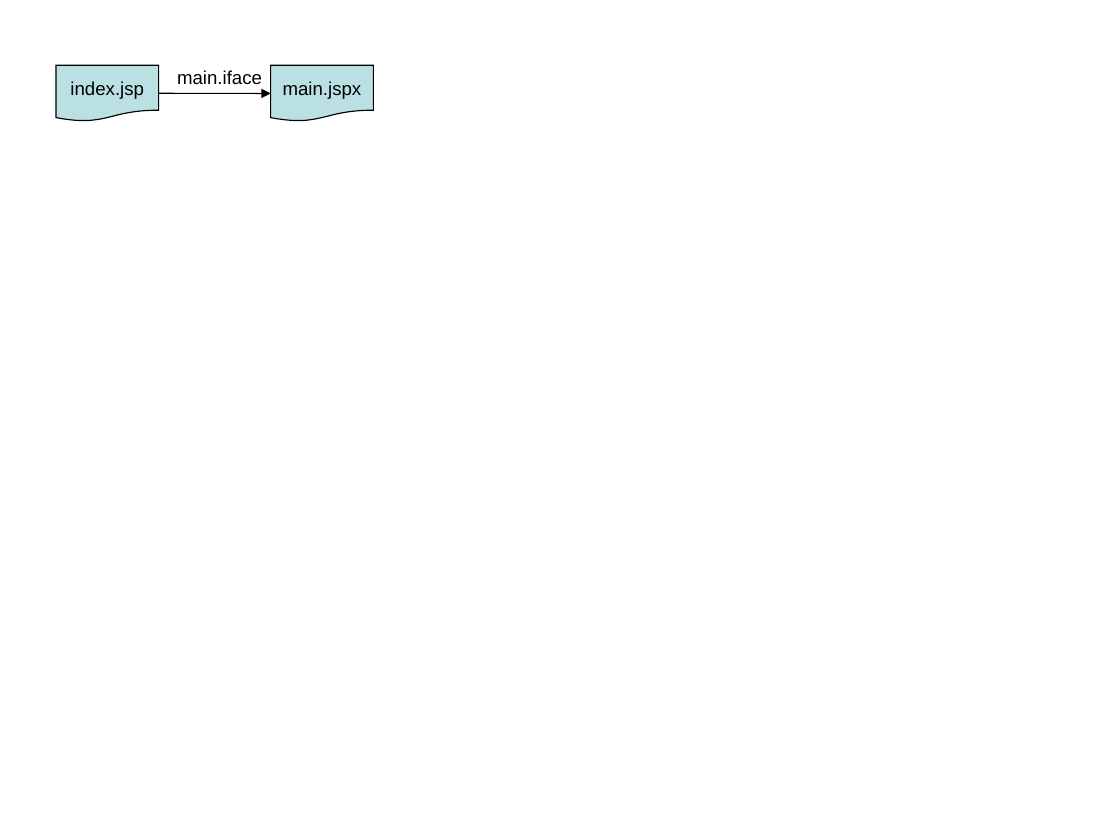
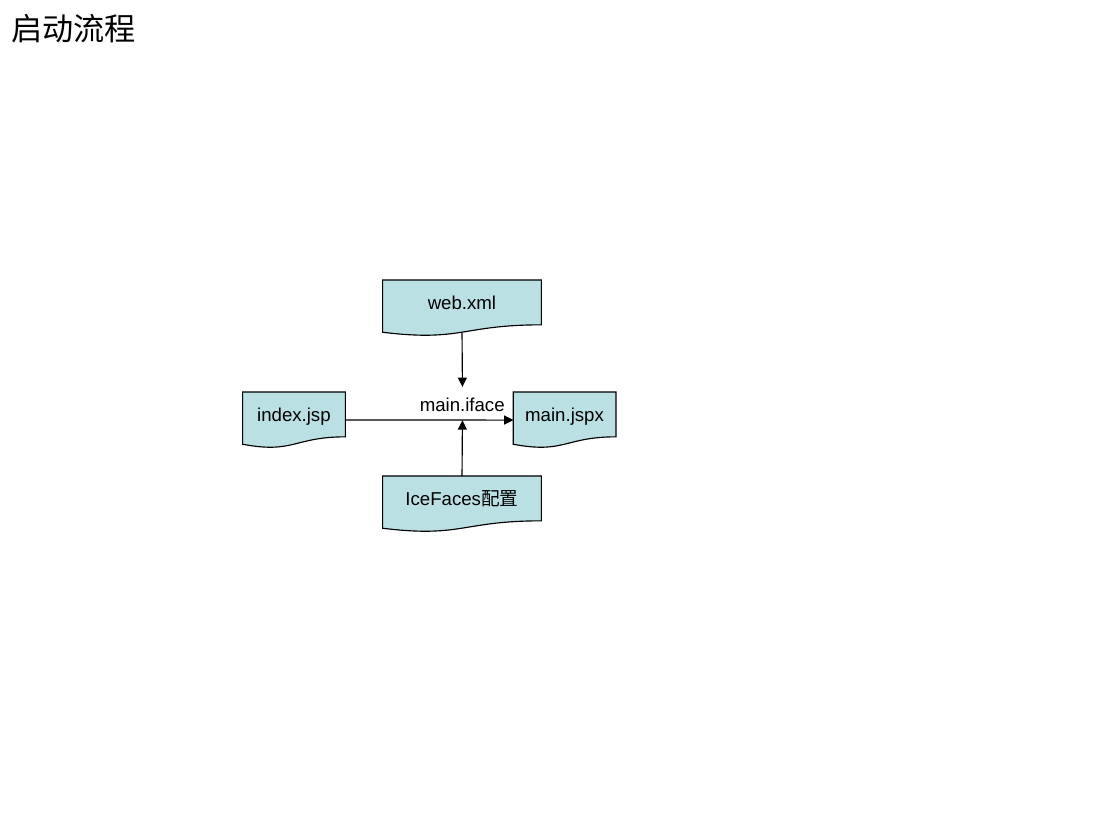
Before and after one commit to myedlt/mycontineo, a slide deck: slide 1 of docu/Contineo Arch.ppt. Drawn at 1120x840 pixels with LibreOffice and Linux fonts; fonts in the diff are those of the drawing. Boxes give left, top, right and bottom in pixels: in the first picture for what was removed or moved away, otherwise in the second. Text is boxed around its words. In the diff, an @@ line names an element or a change of style, - is before the commit and + after.

```diff
--- a/docu/Contineo Arch.ppt
+++ b/docu/Contineo Arch.ppt
@@ title added at [11, 14, 136, 43], 20 pt, text #000000 @@
+启动流程
@@ arrow removed from (159, 93) to (271, 93) @@
@@ flow chart document added at [383, 280, 542, 336], fill #BBE0E3, outline #000000 0.74 pt, 12 pt, text #000000 @@
+web.xml
@@ arrow added from (463, 333) to (463, 386), #000000 0.74 pt @@
@@ text "main.iface": place and size @@
-text "main.iface" at [177, 70, 262, 85]
+text "main.iface" at [420, 397, 505, 412]
@@ flow chart document "index.jsp": place and size @@
-flow chart document "index.jsp" at [56, 65, 159, 121]
+flow chart document "index.jsp" at [243, 392, 346, 448]
@@ flow chart document "main.jspx": place and size @@
-flow chart document "main.jspx" at [271, 65, 374, 121]
+flow chart document "main.jspx" at [513, 392, 616, 448]
@@ arrow added from (345, 420) to (513, 420), #000000 0.74 pt @@
@@ arrow added from (463, 476) to (463, 420), #000000 0.74 pt @@
@@ flow chart document added at [383, 476, 542, 532], fill #BBE0E3, outline #000000 0.74 pt, 12 pt, text #000000 @@
+IceFaces配置
```
Also in this commit, not shown: 1 other slide changed, 1 other file.
